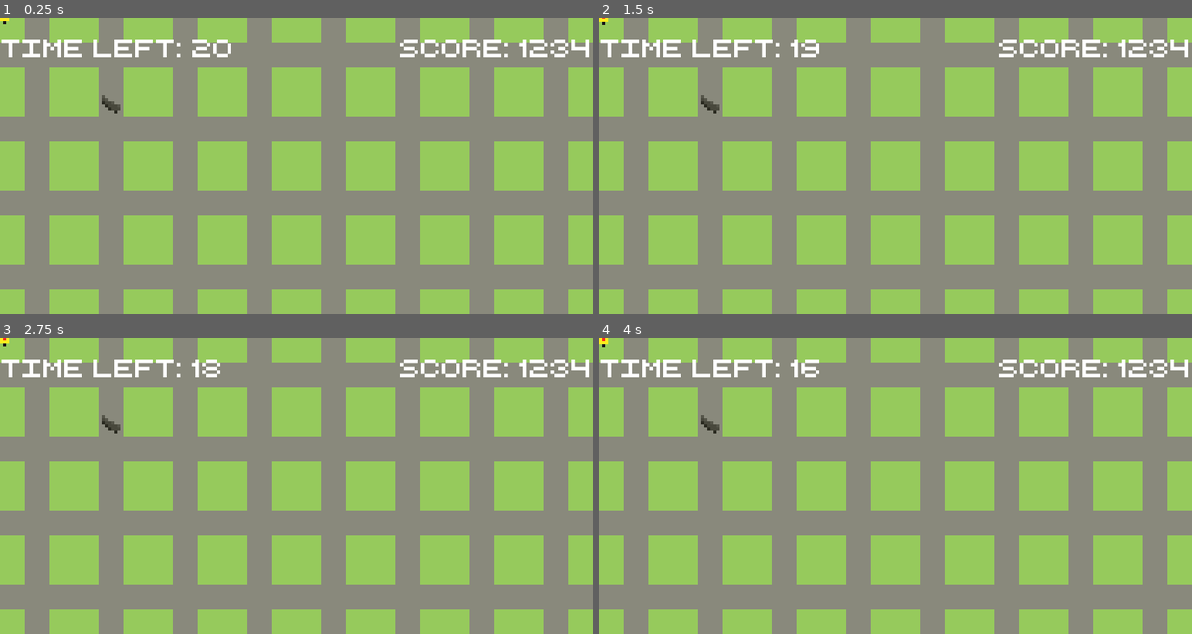
Above: before the commit, frames 1-4 (two rows, left to right).
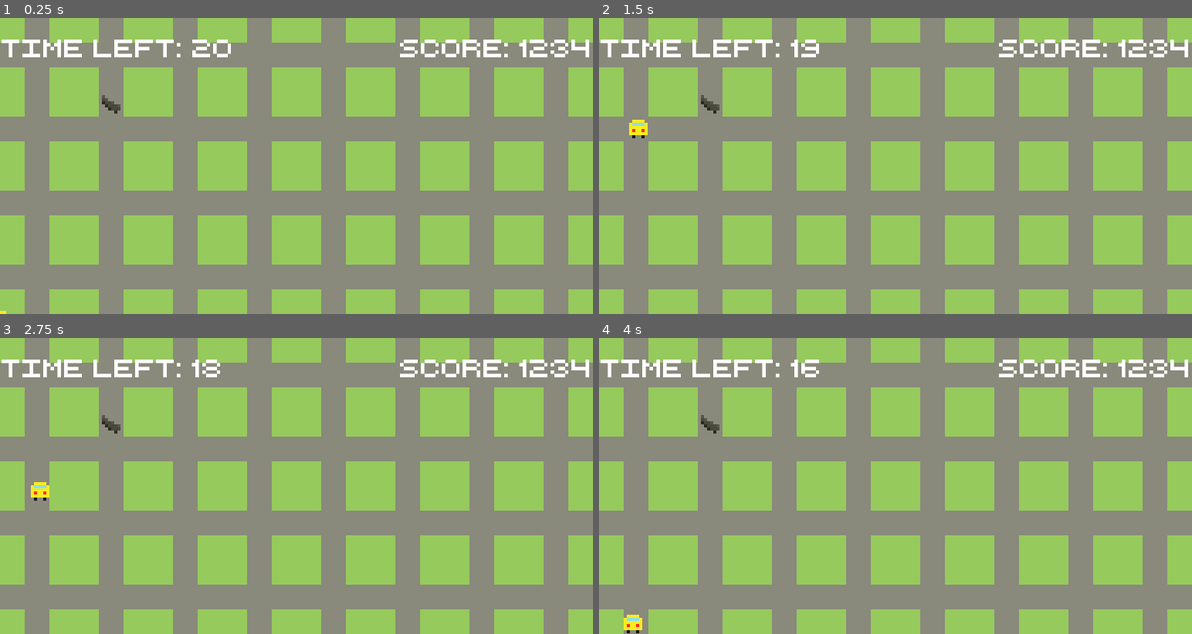
Above: after the commit, the same moments.

Repository: super-repair-bros/super-repair-bros
Game: Godot game, scene res://Scenes/level/level.tscn
The game is run twice, just before and just after one commit, with the same random seed, the same clock (stepped at 60 frames per second) and the same inputs. This scene is started directly instead of the project's main scene.
Inputs:
- Up to frame 1 (0.25 s): no input
- Up to frame 2 (1.5 s): tap Enter at 0.5 s; hold D (right) 0.53-1.28 s; hold S (down) from 1.28 s (still down)
- Up to frame 3 (2.75 s): release S (down) at 2.03 s; hold D (right) from 2.03 s (still down)
- Up to frame 4 (4 s): release D (right) at 2.78 s; hold W (up) 2.78-3.53 s; hold A (left) from 3.53 s (still down)

The runs differ from the first frame. In frame 1, less than 0.1% of the frame differs, in the area x 0-2%, y 0-100%; in frame 2, 0.2%; in frame 3, 0.2%; in frame 4, 0.2%, in the area x 0-8%, y 0-100%.

Commit message:
fix collison and animation wrack

Diff:
--- a/Scenes/PlayerCar/PlayerCar.tscn
+++ b/Scenes/PlayerCar/PlayerCar.tscn
@@ -11,7 +11,7 @@
 length = 0.4
 loop = true
 tracks/0/type = "value"
-tracks/0/path = NodePath(".:position")
+tracks/0/path = NodePath("Sprite:offset")
 tracks/0/interp = 1
 tracks/0/loop_wrap = true
 tracks/0/imported = false
@@ -20,11 +20,10 @@
 "times": PoolRealArray( 0, 0.1, 0.2, 0.3, 0.4 ),
 "transitions": PoolRealArray( 1, 1, 1, 1, 1 ),
 "update": 0,
-"values": [ Vector2( 0, 0 ), Vector2( 0, -0.931 ), Vector2( 0, -1.38 ), Vector2( 0, -0.714 ), Vector2( 0, 0 ) ]
+"values": [ Vector2( 0, 0 ), Vector2( 0, -0.9 ), Vector2( 0, -1.3 ), Vector2( 0, -0.7 ), Vector2( 0, 0 ) ]
 }
 
 [node name="MyCar" type="KinematicBody2D"]
-position = Vector2( 0, -0.678748 )
 script = ExtResource( 1 )
 
 [node name="CollisionShape2D" type="CollisionShape2D" parent="."]
@@ -32,6 +31,7 @@
 
 [node name="Sprite" type="Sprite" parent="."]
 texture = ExtResource( 2 )
+offset = Vector2( 0, -1.07284 )
 
 [node name="AnimationPlayer" type="AnimationPlayer" parent="."]
 anims/idle = SubResource( 2 )
--- a/Scenes/TitleScreen.tscn
+++ b/Scenes/TitleScreen.tscn
@@ -30,11 +30,11 @@
 
 [node name="HBoxContainer" type="HBoxContainer" parent="MainMenu"]
 margin_right = 1074.0
-margin_bottom = 416.0
+margin_bottom = 387.0
 
 [node name="VBoxContainer" type="VBoxContainer" parent="MainMenu/HBoxContainer"]
 margin_right = 537.0
-margin_bottom = 416.0
+margin_bottom = 387.0
 
 [node name="TitleLabel" type="TextureRect" parent="MainMenu/HBoxContainer/VBoxContainer"]
 margin_right = 537.0
@@ -44,46 +44,45 @@
 [node name="VBoxContainer" type="VBoxContainer" parent="MainMenu/HBoxContainer/VBoxContainer"]
 margin_top = 133.0
 margin_right = 537.0
-margin_bottom = 350.0
+margin_bottom = 321.0
 size_flags_vertical = 3
 custom_constants/separation = 30
 alignment = 1
 
 [node name="NewGameLabel" type="TextureButton" parent="MainMenu/HBoxContainer/VBoxContainer/VBoxContainer"]
-margin_top = 14.0
 margin_right = 537.0
-margin_bottom = 50.0
+margin_bottom = 36.0
 texture_normal = ExtResource( 4 )
 
 [node name="CreditsLabel" type="TextureButton" parent="MainMenu/HBoxContainer/VBoxContainer/VBoxContainer"]
-margin_top = 80.0
+margin_top = 66.0
 margin_right = 537.0
-margin_bottom = 126.0
+margin_bottom = 112.0
 texture_normal = ExtResource( 5 )
 
 [node name="ExitLabel" type="TextureButton" parent="MainMenu/HBoxContainer/VBoxContainer/VBoxContainer"]
-margin_top = 156.0
+margin_top = 142.0
 margin_right = 537.0
-margin_bottom = 202.0
+margin_bottom = 188.0
 texture_normal = ExtResource( 5 )
 
 [node name="VersionLabel" type="TextureRect" parent="MainMenu/HBoxContainer/VBoxContainer"]
-margin_top = 354.0
+margin_top = 325.0
 margin_right = 537.0
-margin_bottom = 416.0
+margin_bottom = 387.0
 texture = ExtResource( 3 )
 
 [node name="CenterContainer" type="CenterContainer" parent="MainMenu/HBoxContainer"]
 margin_left = 541.0
 margin_right = 1074.0
-margin_bottom = 416.0
+margin_bottom = 387.0
 size_flags_horizontal = 3
 size_flags_vertical = 3
 
 [node name="Characters" type="TextureRect" parent="MainMenu/HBoxContainer/CenterContainer"]
-margin_top = 38.0
+margin_top = 24.0
 margin_right = 533.0
-margin_bottom = 377.0
+margin_bottom = 363.0
 texture = ExtResource( 2 )
 [connection signal="pressed" from="MainMenu/HBoxContainer/VBoxContainer/VBoxContainer/NewGameLabel" to="." method="_on_NewGameLabel_pressed"]
 [connection signal="pressed" from="MainMenu/HBoxContainer/VBoxContainer/VBoxContainer/CreditsLabel" to="." method="_on_CreditsLabel_pressed"]
--- a/Scenes/Wrack.tscn
+++ b/Scenes/Wrack/Wrack.tscn
@@ -26,16 +26,16 @@
 tracks/1/imported = false
 tracks/1/enabled = true
 tracks/1/keys = {
-"times": PoolRealArray( 0, 0.1 ),
-"transitions": PoolRealArray( 1, 1 ),
+"times": PoolRealArray( 0, 0.1, 0.2, 0.3, 0.4 ),
+"transitions": PoolRealArray( 1, 1, 1, 1, 1 ),
 "update": 0,
-"values": [ Vector2( 3.8147e-06, -7.63291 ), Vector2( 0, -8.533 ) ]
+"values": [ Vector2( 3.8147e-06, -7.63291 ), Vector2( 0, -9.915 ), Vector2( 0, -10.801 ), Vector2( 0, -9.316 ), Vector2( 3.8147e-06, -7.63291 ) ]
 }
 
 [node name="Wrack" type="Node2D"]
 
 [node name="Arrow" type="Sprite" parent="."]
-position = Vector2( 1.27271e-06, -8.2327 )
+position = Vector2( 0, -10.3476 )
 texture = ExtResource( 2 )
 
 [node name="BrokenCar" type="Sprite" parent="."]
